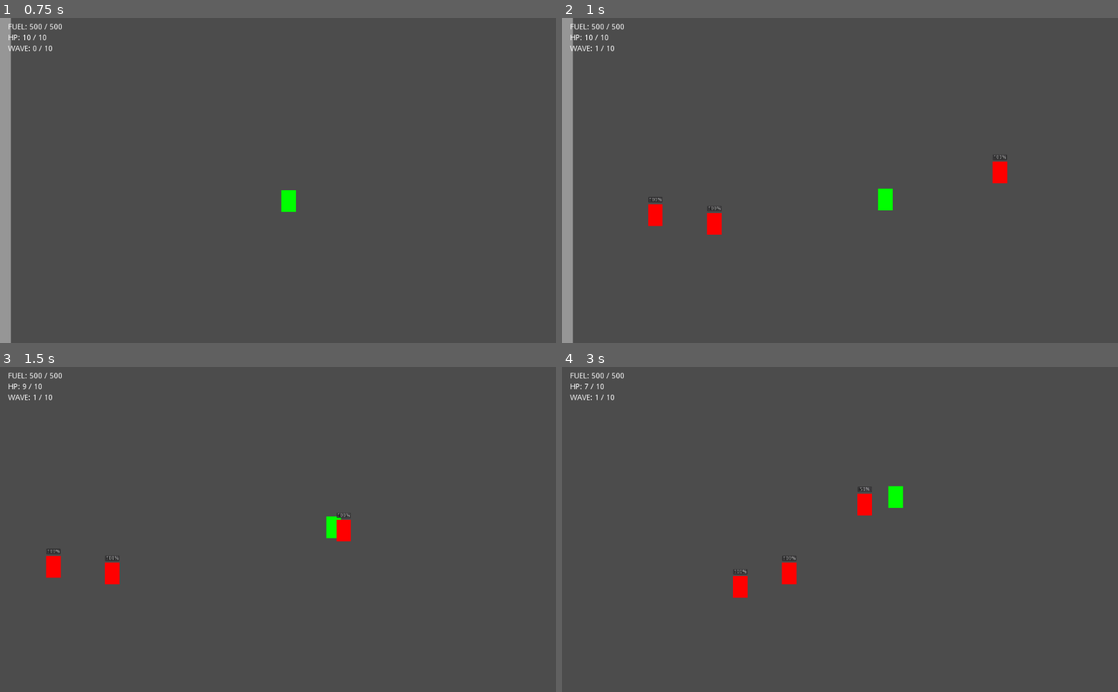
Above: before the commit, frames 1-4 (two rows, left to right).
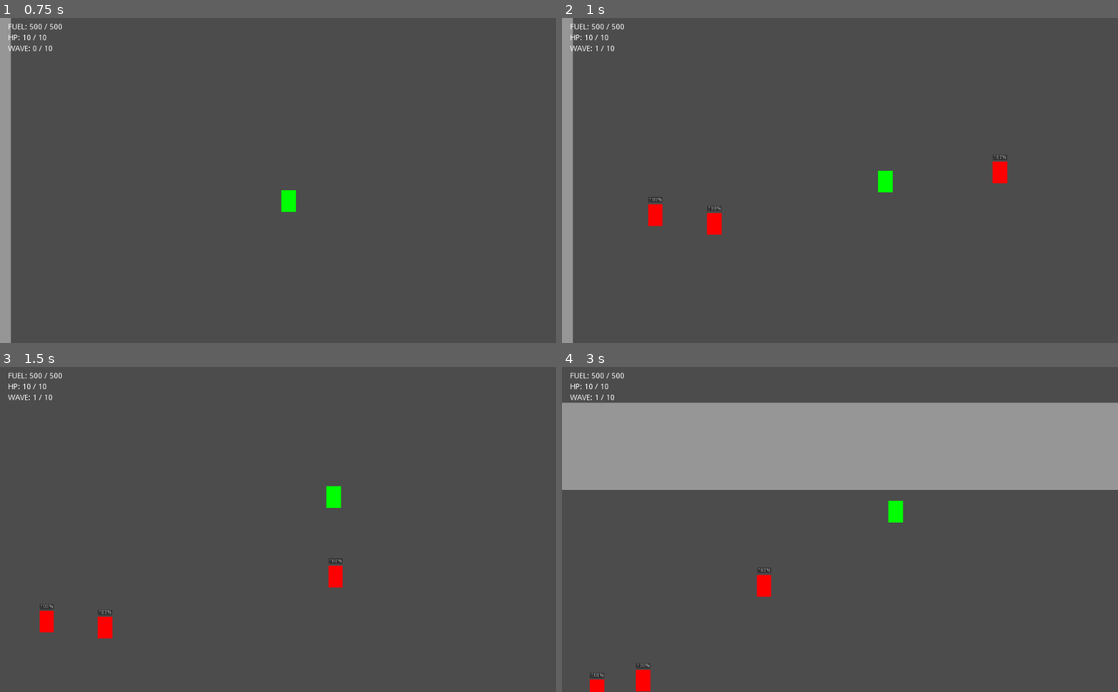
Above: after the commit, the same moments.

Repository: deengames/abu-hamid-x
Game: Godot game, scene res://prototype/Main.tscn
The game is run twice, just before and just after one commit, with the same random seed, the same clock (stepped at 60 frames per second) and the same inputs.
Inputs (mouse positions are in pixels of both pictures, inside the frame that each line leads up to):
- Up to frame 1 (0.75 s): tap Enter at 0.5 s; move the mouse to (400, 164) at 0.52 s; hold D (move_right) from 0.53 s (still down); click (400, 164) at 0.6 s
- Up to frame 2 (1 s): keep holding D (move_right); tap Space (jump) at 0.77, 0.8 s
- Up to frame 3 (1.5 s): tap Space (jump) at 1.07, 1.35 s; move the mouse to (166, 545) at 1.27 s; release D (move_right) at 1.28 s; hold S (move_down) from 1.28 s (still down)
- Up to frame 4 (3 s): tap Space (jump) at 1.52, 1.82, 2.3 s; click (728, 545) at 1.55 s; move the mouse to (895, 458) at 2.02 s; release S (move_down) at 2.03 s; hold D (move_right) 2.03-2.78 s; click (895, 458) at 2.1 s; move the mouse to (812, 594) at 2.77 s; hold W (move_up) from 2.78 s (still down); tap Shift (boost) at 2.85 s

Frame 1 is identical in both runs. In frame 2, 0.3% of the frame differs, in the area x 56-60%, y 47-60%; in frame 3, 1.6%; in frame 4, 28%, in the area x 0-100%, y 5-100%.

Commit message:
Global config Controlls sword, giants Fix jump so it actually jumps.

Diff:
--- a/project.godot
+++ b/project.godot
@@ -13,6 +13,10 @@
 config/name="Abu Hamid X"
 run/main_scene="res://prototype/Main.tscn"
 config/icon="res://icon.png"
+
+[autoload]
+
+global="*res://prototype/global.gd"
 
 [editor_plugins]
 
--- a/prototype/Character/Player/Player.gd
+++ b/prototype/Character/Player/Player.gd
@@ -41,7 +41,9 @@
 
 
 func _process(delta):
-	if Input.is_action_just_pressed('attack'):
+	var config = get_node("/root/global").config
+
+	if config.enableSword == true and Input.is_action_just_pressed('attack'):
 		add_child(sword)
 		var starting_angle = get_angle_to(get_global_mouse_position())
 		var target_angle = starting_angle + PI
@@ -93,7 +95,7 @@
 	state.set_linear_velocity(velocity)
 
 	if Input.is_action_just_released('jump'):
-		apply_impulse(Vector2(0, 0), Vector2(0, -600))
+		apply_impulse(Vector2(0, 0), Vector2(0, -1500))
 
 	if is_using_jetpack and (
 		Input.is_action_pressed('move_left')
--- a/prototype/Main.tscn
+++ b/prototype/Main.tscn
@@ -4,7 +4,7 @@
 [ext_resource path="res://prototype/Wall.tscn" type="PackedScene" id=2]
 [ext_resource path="res://prototype/Character/Player/Player.tscn" type="PackedScene" id=3]
 
-[node name="Main" type="Node2D"]
+[node name="Main" type="Node2D" index="0"]
 
 position = Vector2( 460, 680 )
 script = ExtResource( 1 )
@@ -88,7 +88,6 @@
 [node name="Player" parent="." index="1" instance=ExtResource( 3 )]
 
 position = Vector2( 520, 240 )
-health_regen_per_second = 0.5
 
 [node name="WaveSpawnTimer" type="Timer" parent="." index="2"]
 
@@ -99,6 +98,7 @@
 
 [node name="ui" type="CanvasLayer" parent="." index="3"]
 
+editor/display_folded = true
 layer = 1
 offset = Vector2( 0, 0 )
 rotation = 0.0
@@ -113,8 +113,8 @@
 anchor_bottom = 0.0
 margin_left = 15.0
 margin_top = 50.0
-margin_right = 40.0
-margin_bottom = 14.0
+margin_right = 89.0
+margin_bottom = 64.0
 rect_pivot_offset = Vector2( 0, 0 )
 rect_clip_content = false
 mouse_filter = 2
--- /dev/null
+++ b/prototype/config.json
@@ -0,0 +1,4 @@
+{
+    "enableSword": true,
+    "enableGiants": false
+}
--- /dev/null
+++ b/prototype/global.gd
@@ -0,0 +1,13 @@
+extends Node
+
+export (Dictionary) var config = {}
+
+func _ready():
+	var file = File.new()
+	file.open("res://prototype/config.json", file.READ)
+	var text = file.get_as_text()
+	file.close()
+
+	config = JSON.parse(text).result
+	print("Global config loaded")
+	print(config)
Not shown: 3 places in prototype/Main.tscn that only renumber resources
